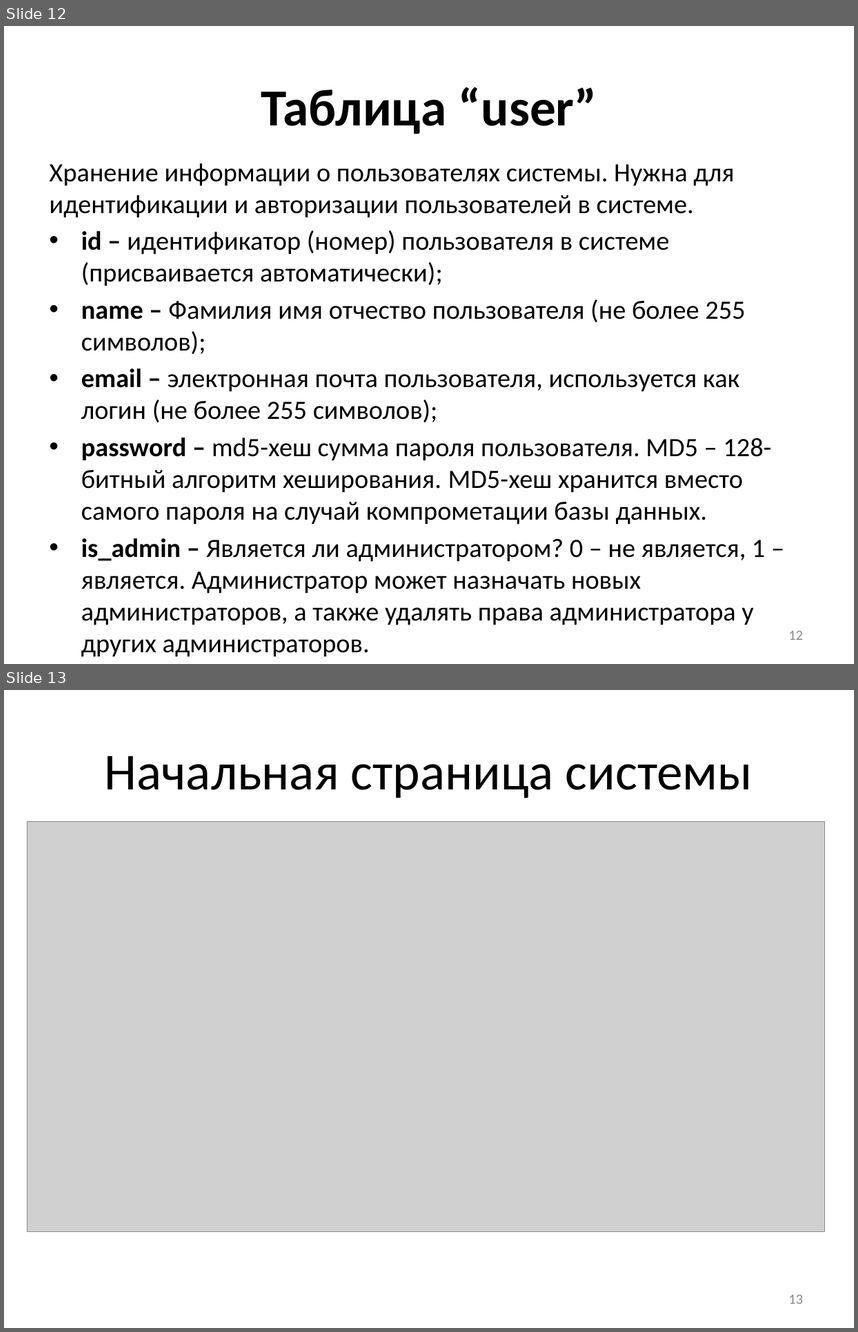
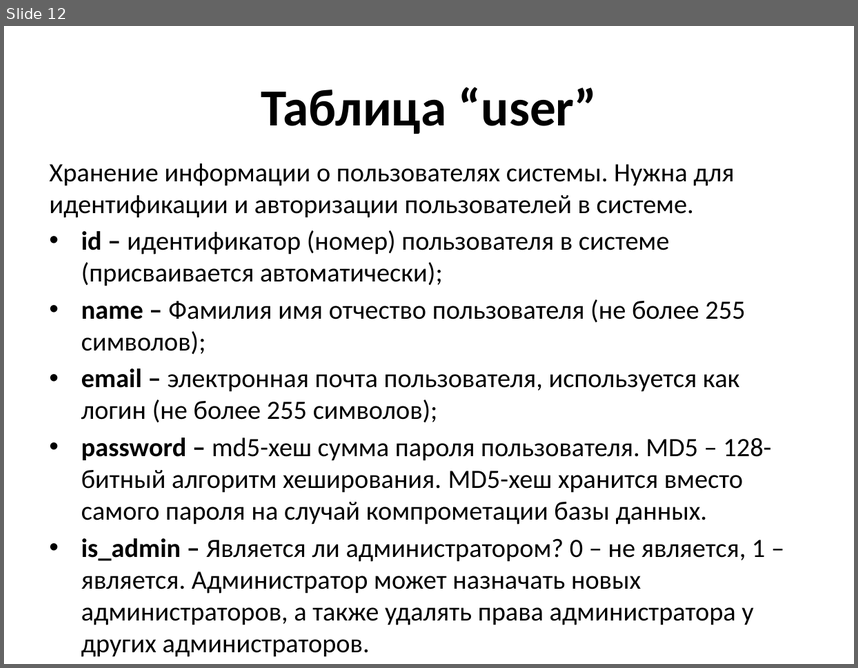
Before and after one commit to stden/diplomx, a slide deck: Кудрявцев Иван Владиславович/Презентация к диплому.pptx. Shown one above the other, each under a label of ours: slides 12 and 13 before the commit, slide 12 after it. The pictures are 858x1332 and 858x668 pixels, drawn with LibreOffice and Linux fonts; fonts in the diff are those of the drawing; grey boxes stand for pictures. Boxes give left, top, right and bottom in pixels: in the first picture for what was removed or moved away, otherwise in the second. Text is boxed around its words. In the diff, an @@ line names an element or a change of style, - is before the commit and + after.

```diff
--- a/Кудрявцев Иван Владиславович/Презентация к диплому.pptx
+++ b/Кудрявцев Иван Владиславович/Презентация к диплому.pptx
@@ slide 13 removed at [4,690,854,1328], background #FFFFFF @@
@@ title removed at [105,756,753,798] @@
-Начальная страница системы
@@ picture removed at [27,822,825,1232] @@
@@ page number removed at [789,1294,803,1303] @@
-13
@@ slide 12 changed as well @@
@@ page number removed at [789,630,803,639] @@
-12
```
Also in this commit, not shown: 15 other slides changed, 2 other slides removed, 2 other files.
